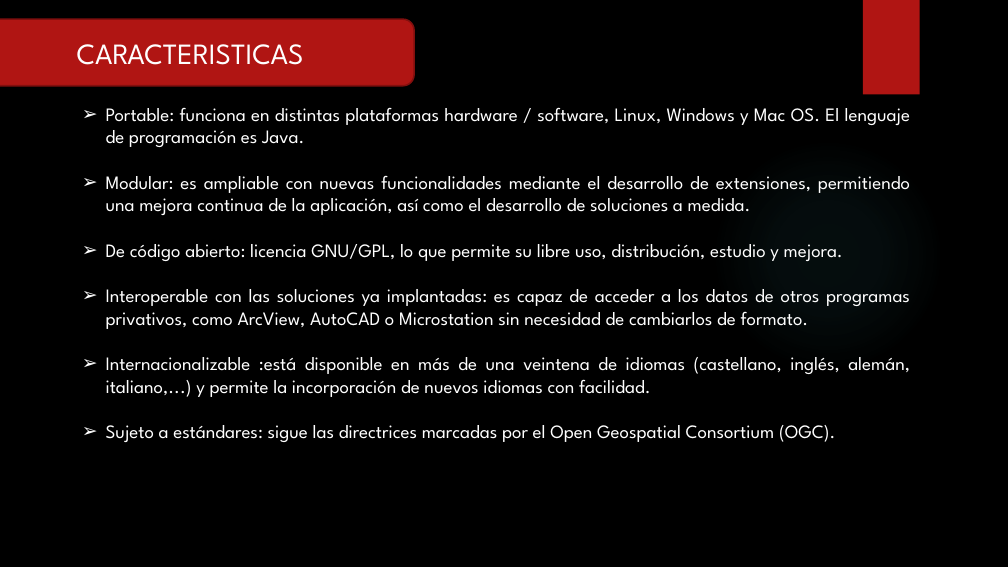
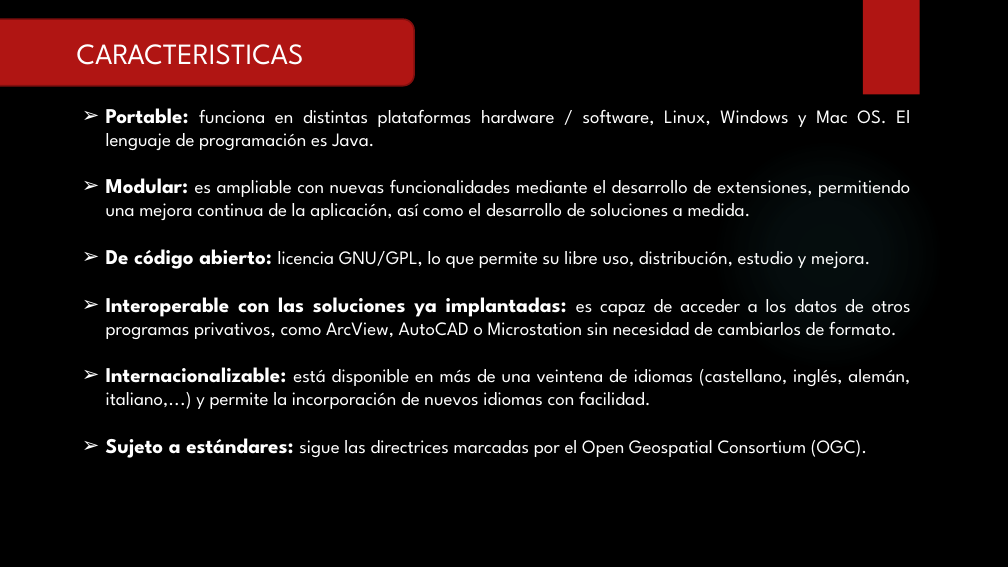
Before and after one commit to RFray/gvSIG, a slide deck: slide 5 of Expo-gvSIG.pptx. Drawn at 1008x567 pixels with LibreOffice and Linux fonts; fonts in the diff are those of the drawing; background and template pictures are left out. Boxes give left, top, right and bottom in pixels: in the first picture for what was removed or moved away, otherwise in the second. Text is boxed around its words. In the diff, an @@ line names an element or a change of style, - is before the commit and + after.

```diff
--- a/Expo-gvSIG.pptx
+++ b/Expo-gvSIG.pptx
@@ text at bbox=[106, 108, 911, 458]: size 18 to 20 pt, bold on in "Portable:", "Modular:", "De código abierto:", "Interoperable con las soluciones ya implantadas:" and 1 more places @@
@@ text at bbox=[106, 367, 910, 409]: spaces changed @@
-➢ Internacionalizable :está disponible en más de una veintena de idiomas (castellano, inglés, alemán, italiano,...) y permite la incorporación de nuevos idiomas con facilidad.
+➢ Internacionalizable: está disponible en más de una veintena de idiomas (castellano, inglés, alemán, italiano,...) y permite la incorporación de nuevos idiomas con facilidad.
```
Also in this commit, not shown: 11 other slides changed.
